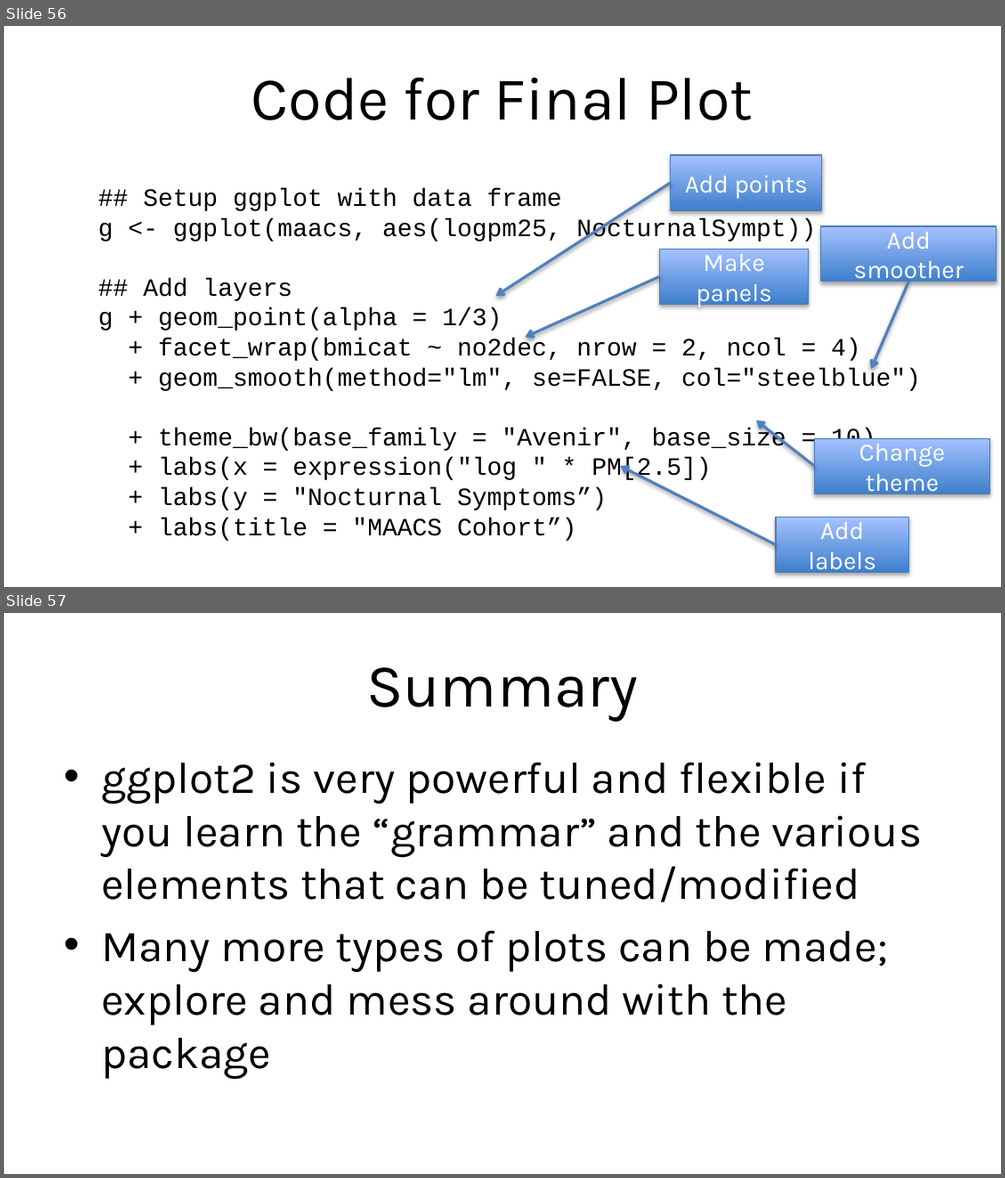
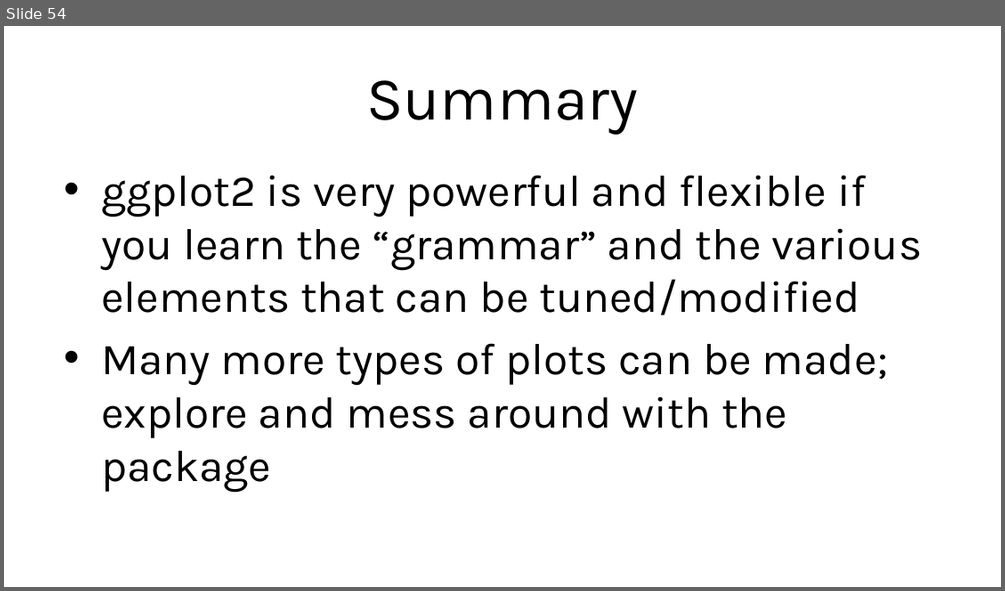
Before and after one commit to asancpt/lecture-tidyverse, a slide deck: Rweek09.pptx. Shown one above the other, each under a label of ours: slides 56 and 57 before the commit, slide 54 after it. The pictures are 1005x1178 and 1005x591 pixels, drawn with LibreOffice and Linux fonts; fonts in the diff are those of the drawing. Boxes give left, top, right and bottom in pixels: in the first picture for what was removed or moved away, otherwise in the second. Text is boxed around its words. In the diff, an @@ line names an element or a change of style, - is before the commit and + after.

```diff
--- a/Rweek09.pptx
+++ b/Rweek09.pptx
@@ slide 56 removed at box(4, 26, 1001, 587), background #FFFFFF @@
@@ title removed at box(251, 78, 752, 120) @@
-Code for Final Plot
@@ rectangle removed at box(671, 154, 823, 209) @@
-Add points
@@ arrow removed from (671, 183) to (495, 297) @@
@@ text removed at box(98, 188, 921, 510) @@
-## Setup ggplot with data frame
-g <- ggplot(maacs, aes(logpm25, NocturnalSympt))
-## Add layers
-g + geom_point(alpha = 1/3)
-+ facet_wrap(bmicat ~ no2dec, nrow = 2, ncol = 4)
-+ geom_smooth(method="lm", se=FALSE, col="steelblue")
-+ theme_bw(base_family = "Avenir", base_size = 10)
-+ labs(x = expression("log " * PM[2.5])
-+ labs(y = "Nocturnal Symptoms”)
-+ labs(title = "MAACS Cohort”)
@@ rectangle removed at box(820, 226, 995, 281) @@
-Add smoother
@@ rectangle removed at box(660, 248, 809, 303) @@
-Make panels
@@ arrow removed from (660, 276) to (526, 337) @@
@@ arrow removed from (908, 281) to (871, 369) @@
@@ arrow removed from (815, 466) to (755, 421) @@
@@ rectangle removed at box(815, 439, 990, 493) @@
-Change theme
@@ arrow removed from (776, 544) to (620, 466) @@
@@ rectangle removed at box(776, 516, 908, 572) @@
-Add labels
@@ what was slide 57 is now slide 54 @@
```
Also in this commit, not shown: 8 slides changed, 1 slide added, 3 other slides removed, 14 other files.
